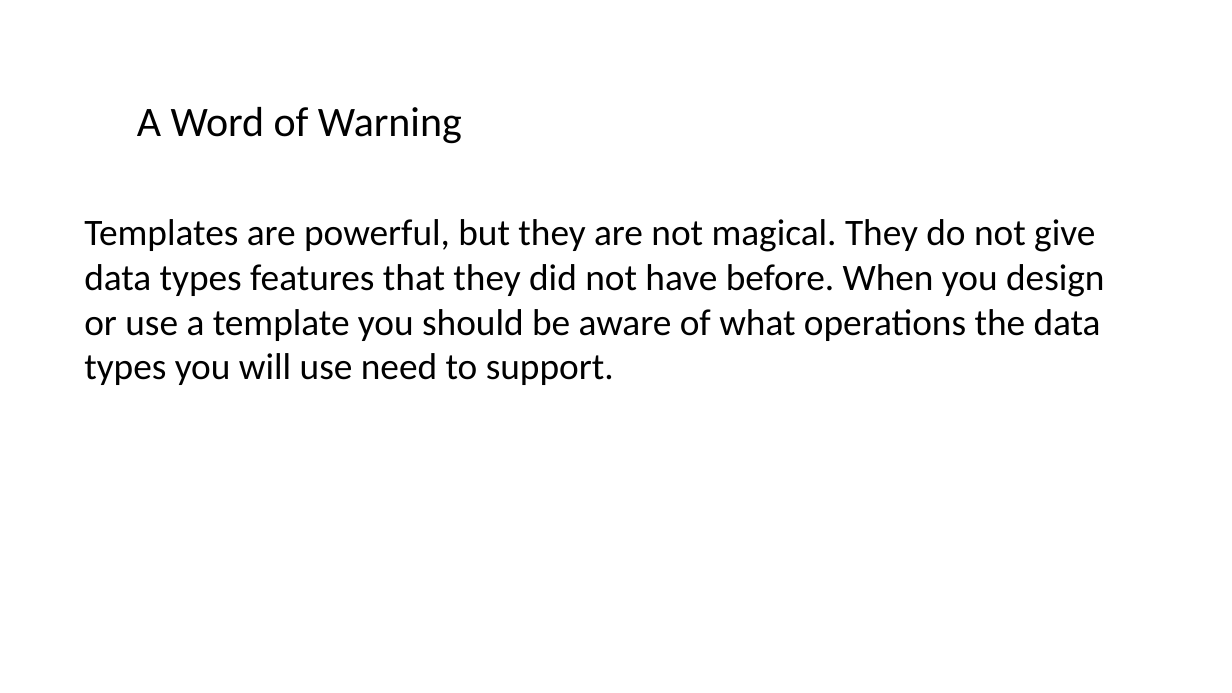
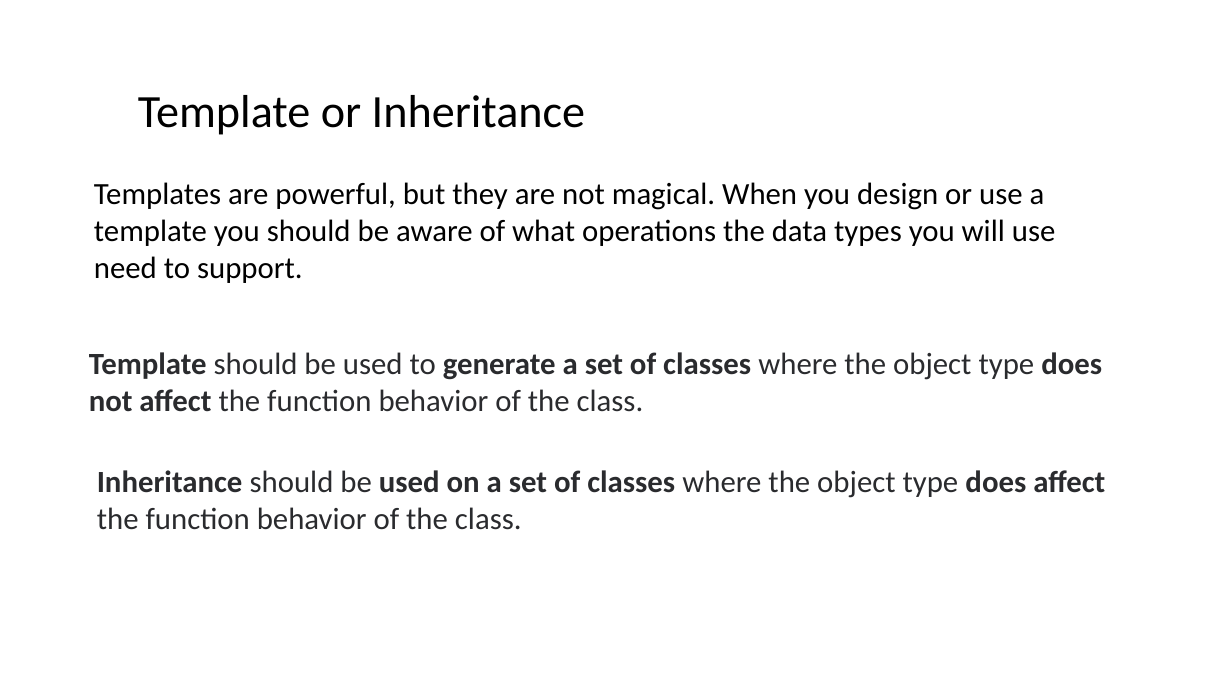
Before and after one commit to ShiqiYu/CPP, a slide deck: slide 21 of week13/Lab13.pptx (slide 33 before the commit). Drawn at 1232x693 pixels with LibreOffice and Linux fonts; fonts in the diff are those of the drawing; background and template pictures are left out. Boxes give left, top, right and bottom in pixels: in the first picture for what was removed or moved away, otherwise in the second. Text is boxed around its words. In the diff, an @@ line names an element or a change of style, - is before the commit and + after.

```diff
--- a/week13/Lab13.pptx
+++ b/week13/Lab13.pptx
@@ text at box(138, 95, 585, 135): text changed; size 32.7 to 36 pt @@
-  A Word of Warning
+  Template or Inheritance
@@ text at box(94, 182, 1056, 283): text changed; size 29 to 24 pt @@
-  Templates are powerful, but they are not magical. They do not give data types features that they did not have before. When you design or use a template you should be aware of what operations the data types you will use need to support.
+  Templates are powerful, but they are not magical. When you design or use a template you should be aware of what operations the data types you will use need to support.
@@ text added at box(89, 352, 1102, 412), 24 pt, text #2A2B2E @@
+Template should be used to generate a set of classes where the object type does not affect the function behavior of the class.
@@ text added at box(97, 470, 1105, 530), 24 pt, text #2A2B2E @@
+Inheritance should be used on a set of classes where the object type does affect the function behavior of the class.
```
Also in this commit, not shown: 9 other slides changed, 3 slides added, 14 slides removed, 3 other files.
